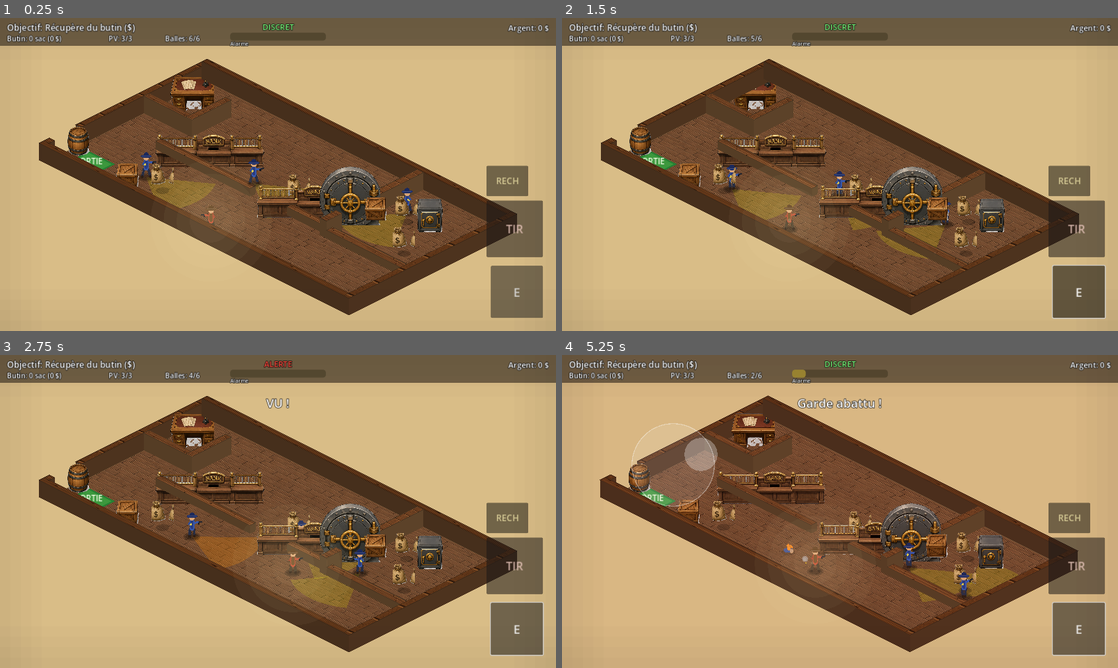
Above: before the commit, frames 1-4 (two rows, left to right).
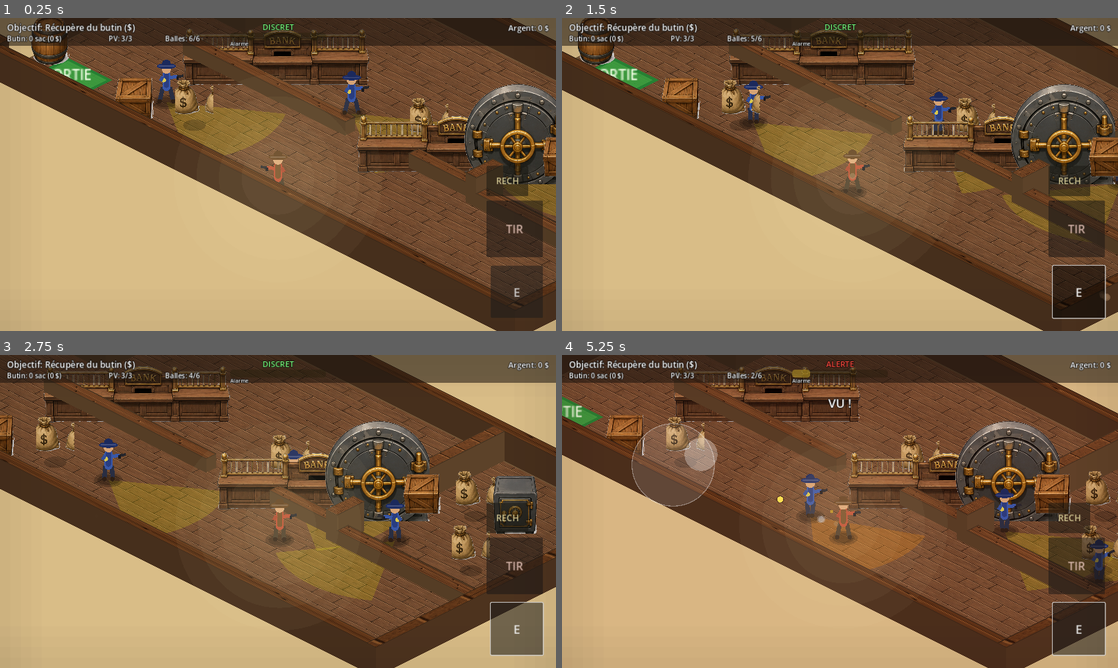
Above: after the commit, the same moments.

Repository: sebadiaz/Cowboys
Game: Godot game, scene res://scenes/MissionRoot.tscn
Same seed, same stepped clock (60 frames per second), same inputs: the game is played once before the commit and once after it. This scene is started directly instead of the project's main scene.
Inputs (mouse positions are in pixels of both pictures, inside the frame that each line leads up to):
- Up to frame 1 (0.25 s): no input
- Up to frame 2 (1.5 s): click "E" at 0.5 s; move the mouse to (962, 158) at 1.27 s; hold D (move_right) from 1.28 s (still down); hold Space (fire) from 1.28 s (still down); click (962, 158) at 1.42 s
- Up to frame 3 (2.75 s): release D (move_right) at 2 s; release Space (fire) at 2 s; drag from (166, 527) to (250, 574) at 2.02 s
- Up to frame 4 (5.25 s): move the mouse to (895, 442) at 2.77 s; hold D (move_right) 2.78-3.5 s; hold Space (fire) 2.78-3.5 s; drag from (812, 574) to (673, 464) at 3.52 s; move the mouse to (1006, 558) at 4.27 s; hold A (move_left) 4.28-5 s; hold Space (fire) 4.28-5 s; drag from (673, 464) to (756, 433) at 5.02 s

The runs differ from the first frame. In frame 1, 64% of the frame differs, in the area x 0-100%, y 0-100%; in frame 2, 63%; in frame 3, 57%; in frame 4, 63%.

Commit message:
Camera rapprochee qui suit le cowboy (fini le rendu minuscule)
Avant, on dezoomait pour montrer TOUTE la banque -> tout paraissait minuscule
sur ecran/mobile. Desormais une camera zoomee suit le joueur:
- iso_renderer: zoom adaptatif (x2 en paysage, jusqu'a x3.6 en portrait) base
  sur la plus petite dimension du viewport; suivi lisse du joueur; clamp a
  l'emprise du niveau (jamais de vide au-dela des murs), centrage si le niveau
  est plus petit que l'ecran sur un axe
- la camera (suivi + screen-shake) est geree par le renderer; le shake est lu
  depuis les effets
- effects.gd devient ENFANT du renderer: les particules heritent du zoom/de la
  position, donc restent alignees sur les entites en toutes circonstances
- mission_manager simplifie: ne gere plus la position du renderer; refit du zoom
  sur redimensionnement; suppression de _renderer_home

Verifie: parse OK, joueur toujours a l'ecran et centre (paysage 50%/51%,
portrait ~50%/63%), ~2-3x plus gros qu'avant, export Web OK.

Diff:
--- /dev/null
+++ b/_shot.gd
@@ -0,0 +1,9 @@
+extends Node
+var ms
+func _ready() -> void:
+	ms = load("res://scenes/MissionRoot.tscn").instantiate()
+	add_child(ms)
+	await get_tree().create_timer(0.6).timeout
+	print("ZOOM=", ms._renderer.scale.x, " CAMPOS=", ms._renderer.position, " PLAYER=", ms.player.global_position)
+	get_viewport().get_texture().get_image().save_png("res://_land.png")
+	get_tree().quit()
--- /dev/null
+++ b/_shot.tscn
@@ -0,0 +1,4 @@
+[gd_scene load_steps=2 format=3]
+[ext_resource type="Script" path="res://_shot.gd" id="1"]
+[node name="S" type="Node"]
+script = ExtResource("1")
--- a/scripts/iso_renderer.gd
+++ b/scripts/iso_renderer.gd
@@ -48,36 +48,61 @@
 	_corpses.append({"pos": world_pos, "facing": facing, "t": 0.0})
 
 
+var _cam_pos := Vector2.ZERO   # position de caméra lissée (sans le shake)
+
+
 func setup() -> void:
 	if ResourceLoader.exists(CHAR_SHEET_PATH):
 		_char_tex = load(CHAR_SHEET_PATH)
 	_build_billboards()
-	_fit_to_viewport()
+	_apply_zoom()
+	_cam_pos = _camera_target()
+	position = _cam_pos
 	queue_redraw()
 
 
-## Re-ajuste le zoom (appelé sur redimensionnement de la fenêtre). Retourne la
-## position de repos pour que l'appelant resynchronise le shake/les effets.
+## Recalcule le zoom (sur redimensionnement de la fenêtre / rotation mobile).
 func refit() -> Vector2:
-	_fit_to_viewport()
+	_apply_zoom()
+	_cam_pos = _camera_target()
+	position = _cam_pos
 	queue_redraw()
-	return position
-
-
-## Zoome et centre le niveau pour qu'il remplisse l'écran (toutes résolutions).
-## On calcule la boîte englobante du niveau PROJETÉ (sol + sommets des murs +
-## marge pour la hauteur des personnages), puis on choisit l'échelle qui le fait
-## tenir avec une petite marge.
-func _fit_to_viewport() -> void:
+	return _cam_pos
+
+
+## Choisit un zoom RAPPROCHÉ pour que le cowboy et l'action soient bien gros.
+## Basé sur la plus petite dimension de l'écran (marche en paysage et portrait).
+func _apply_zoom() -> void:
 	var vp := get_viewport_rect().size
-	var bounds := _level_screen_bounds()
-	var margin := 48.0
-	var avail := vp - Vector2(margin, margin) * 2.0
-	var s := minf(avail.x / bounds.size.x, avail.y / bounds.size.y)
-	s = clampf(s, 0.4, 3.0)
-	scale = Vector2(s, s)
-	# Centre la boîte englobante (en coords locales) au centre de l'écran.
-	position = vp * 0.5 - bounds.get_center() * s
+	var z := clampf(minf(vp.x, vp.y) / 360.0, 1.8, 3.6)
+	scale = Vector2(z, z)
+
+
+## Position de caméra cible : centre le joueur, bornée à l'emprise du niveau
+## pour ne pas montrer le vide au-delà des murs.
+func _camera_target() -> Vector2:
+	var vp := get_viewport_rect().size
+	var s: float = scale.x
+	var b := _level_screen_bounds()
+	var focus := Vector2.ZERO
+	if is_instance_valid(player):
+		focus = Iso.project(player.global_position) + Vector2(0, -16)
+	else:
+		focus = b.get_center()
+	var t := vp * 0.5 - focus * s
+	t.x = _clamp_axis(t.x, s, vp.x, b.position.x, b.end.x)
+	t.y = _clamp_axis(t.y, s, vp.y, b.position.y, b.end.y)
+	return t
+
+
+## Borne un axe de caméra : garde l'écran à l'intérieur du niveau, ou centre si
+## le niveau est plus petit que l'écran sur cet axe.
+func _clamp_axis(t: float, s: float, screen: float, bmin: float, bmax: float) -> float:
+	var lo := screen - s * bmax   # pour que le bord droit/bas du niveau >= écran
+	var hi := -s * bmin           # pour que le bord gauche/haut du niveau <= 0
+	if lo > hi:
+		return screen * 0.5 - s * (bmin + bmax) * 0.5   # niveau plus petit : centré
+	return clampf(t, lo, hi)
 
 
 ## Boîte englobante du niveau en coordonnées LOCALES (Iso.project, avant scale).
@@ -144,6 +169,12 @@
 		if c["t"] < 0.7:
 			live.append(c)
 	_corpses = live
+	# Caméra : suit le joueur en douceur, plus le screen-shake.
+	_cam_pos = _cam_pos.lerp(_camera_target(), clampf(delta * 8.0, 0.0, 1.0))
+	var shake := Vector2.ZERO
+	if fx != null and fx.has_method("get_shake_offset"):
+		shake = fx.get_shake_offset()
+	position = _cam_pos + shake
 	queue_redraw()
 
 
--- a/scripts/mission_manager.gd
+++ b/scripts/mission_manager.gd
@@ -46,7 +46,6 @@
 var _renderer: Node2D
 var _bullets: Node
 var _fx: Node2D
-var _renderer_home := Vector2.ZERO   # position de repos (pour le screen-shake)
 
 var _mission_over := false
 var _safe_open := false
@@ -96,25 +95,19 @@
 		g.bullet_system = _bullets
 
 
-## Re-fit du niveau et resynchronisation des effets quand l'écran change de taille.
+## Recalcule le zoom de caméra quand l'écran change de taille (navigateur/mobile).
 func _on_viewport_resized() -> void:
-	if not is_instance_valid(_renderer) or not _renderer.has_method("refit"):
-		return
-	_renderer_home = _renderer.refit()
-	if is_instance_valid(_fx):
-		_fx.scale = _renderer.scale
-		_fx.position = _renderer_home
+	if is_instance_valid(_renderer) and _renderer.has_method("refit"):
+		_renderer.refit()
 
 
 func _build_effects() -> void:
 	_fx = preload("res://scripts/effects.gd").new()
 	_fx.name = "Effects"
-	# Les effets partagent le MÊME zoom/position que le renderer pour rester
-	# alignés sur les entités (le shake ne décale que le renderer).
+	# Enfant du renderer : hérite du zoom/position de la caméra, donc les
+	# particules restent toujours alignées sur les entités (et suivent le shake).
 	_fx.iso_offset = Vector2.ZERO
-	_fx.scale = _renderer.scale
-	_fx.position = _renderer_home
-	add_child(_fx)
+	_renderer.add_child(_fx)
 	_renderer.fx = _fx
 	# Branche les effets sur les évènements de combat.
 	_bullets.impact.connect(func(pos, dir, friendly): _fx.impact_spark(pos, dir, friendly))
@@ -143,8 +136,7 @@
 	_renderer.bullets = _bullets
 	add_child(_renderer)
 	_renderer.setup()
-	_renderer_home = _renderer.position
-	# Re-ajuste le zoom si la fenêtre/écran change de taille (navigateur, mobile).
+	# Recalcule le zoom si la fenêtre/écran change de taille (navigateur, mobile).
 	get_viewport().size_changed.connect(_on_viewport_resized)
 	# Le joueur vise vers le clic : il a besoin du renderer pour convertir
 	# la position écran/souris en point monde cartésien.
@@ -313,9 +305,7 @@
 # --- Boucle ---
 
 func _process(delta: float) -> void:
-	# Applique le screen-shake en décalant le renderer autour de sa position de repos.
-	if _fx != null and _renderer != null:
-		_renderer.position = _renderer_home + _fx.get_shake_offset()
+	# La caméra (suivi + shake) est gérée par l'IsoRenderer lui-même.
 	if _mission_over:
 		return
 	_elapsed += delta
